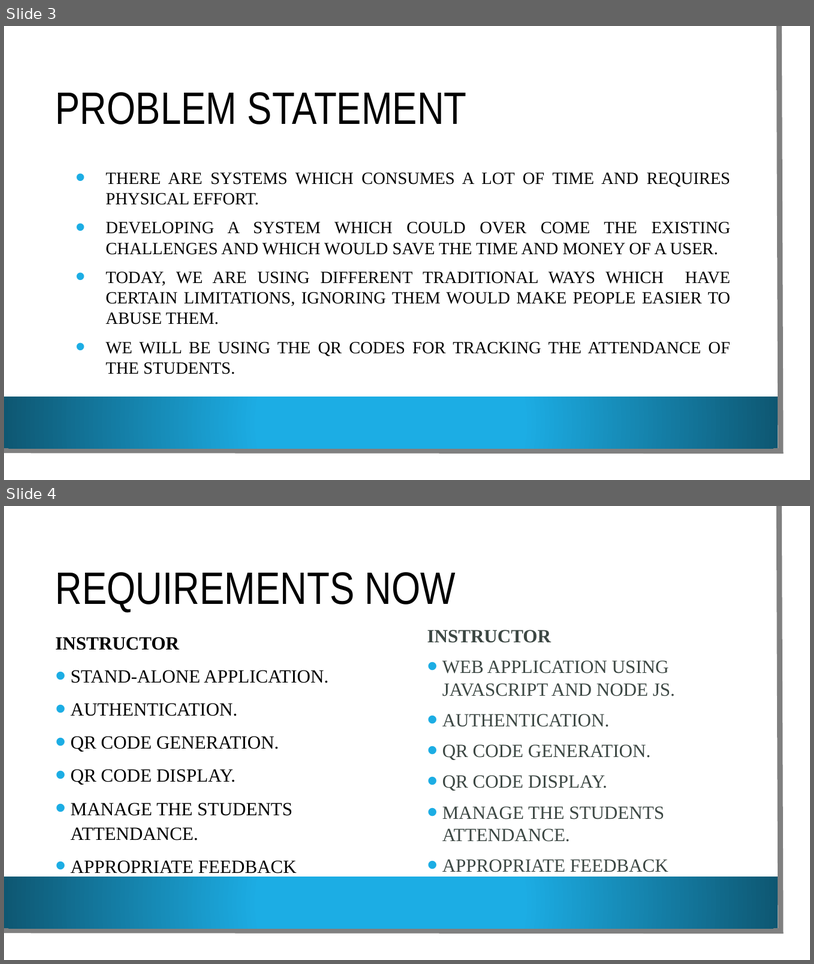
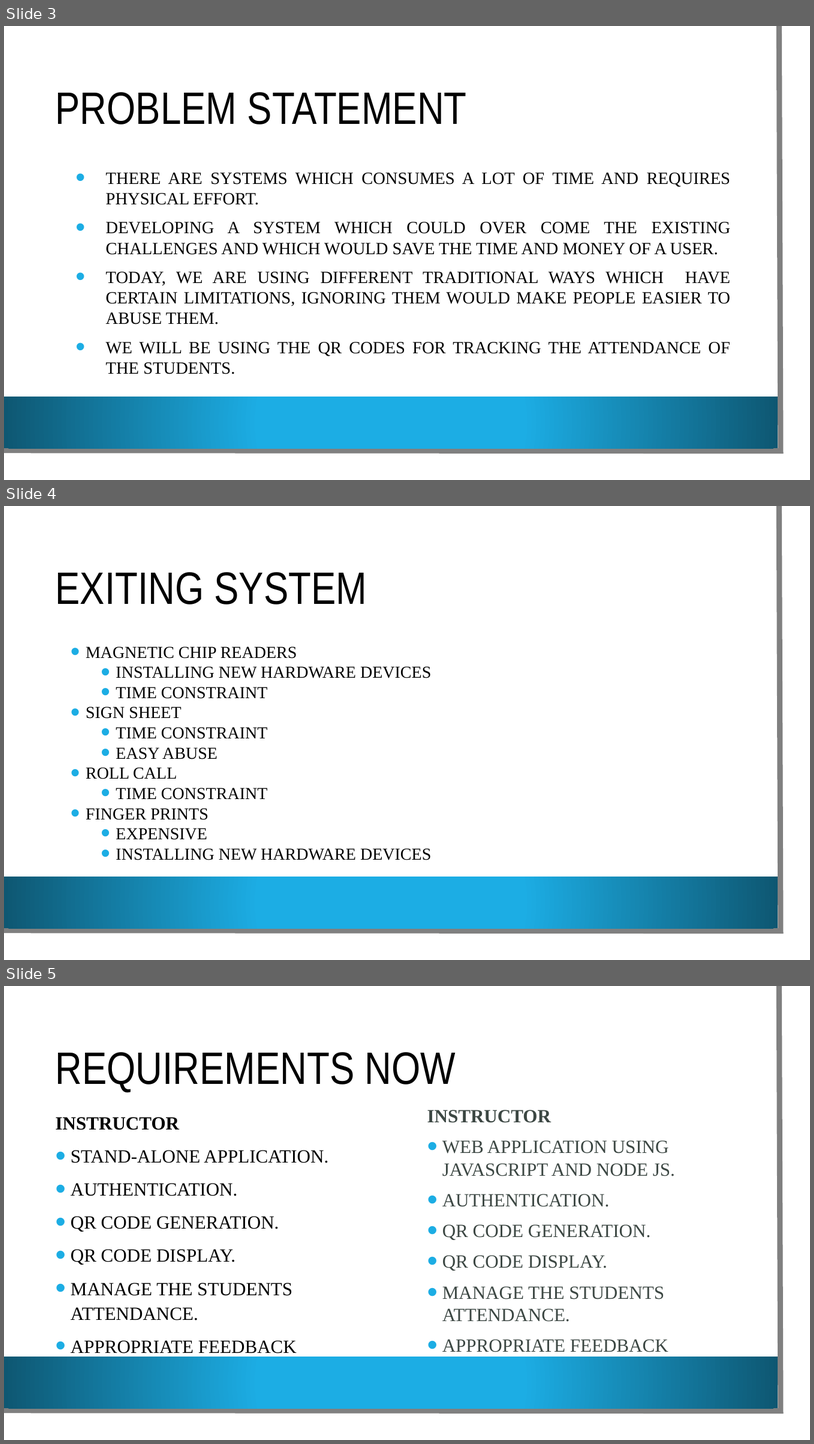
Before and after one commit to VamsiDevalla/Student-Attendance-Tracking, a slide deck: final ppt.pptx. Shown one above the other, each under a label of ours: slides 3 and 4 before the commit, slides 3, 4 and 5 after it. The pictures are 814x964 and 814x1444 pixels, drawn with LibreOffice and Linux fonts; fonts in the diff are those of the drawing; background and template pictures are left out. Boxes give left, top, right and bottom in pixels: in the first picture for what was removed or moved away, otherwise in the second. Text is boxed around its words. In the diff, an @@ line names an element or a change of style, - is before the commit and + after.

```diff
--- a/final ppt.pptx
+++ b/final ppt.pptx
@@ slide 4 added at (4, 506, 810, 960), background picture (left out); not listed: 3 template elements that a slide beside it also shows @@
@@ title added at (56, 572, 368, 604), 54 pt, text #000000 @@
+EXITING SYSTEM
@@ text added at (86, 646, 431, 860), 20 pt, text #000000 @@
+• MAGNETIC CHIP READERS
+  • INSTALLING NEW HARDWARE DEVICES
+  • TIME CONSTRAINT
+• SIGN SHEET
+  • TIME CONSTRAINT
+  • EASY ABUSE
+• ROLL CALL
+  • TIME CONSTRAINT
+• FINGER PRINTS
+  • EXPENSIVE
+  • INSTALLING NEW HARDWARE DEVICES
@@ what was slide 4 is now slide 5 @@
```
Also in this commit, not shown: 9 slides changed, 3 other slides added.
